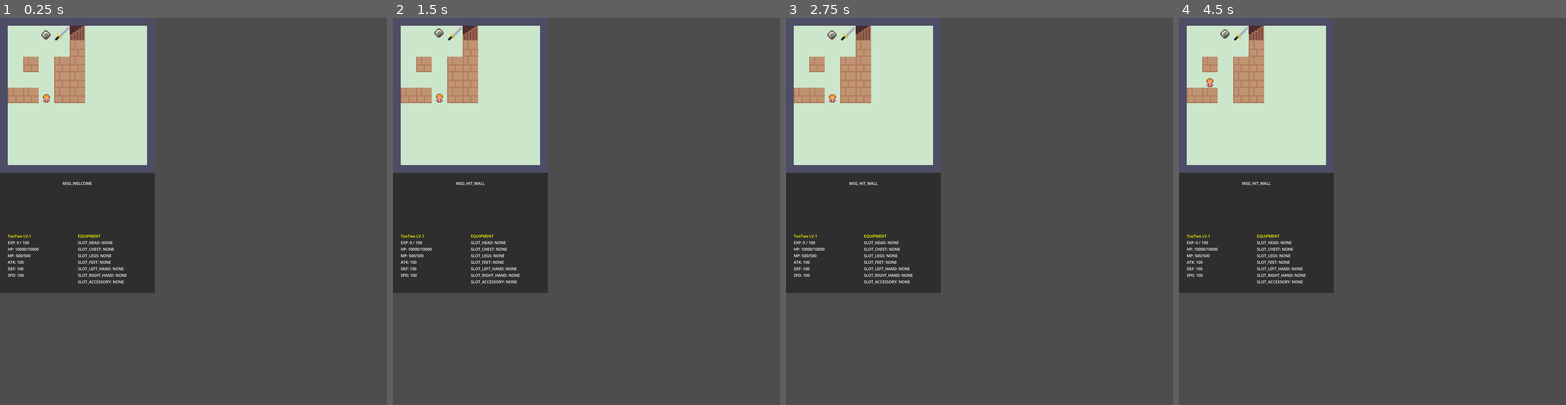
Above: before the commit, frames 1-4 (left to right).
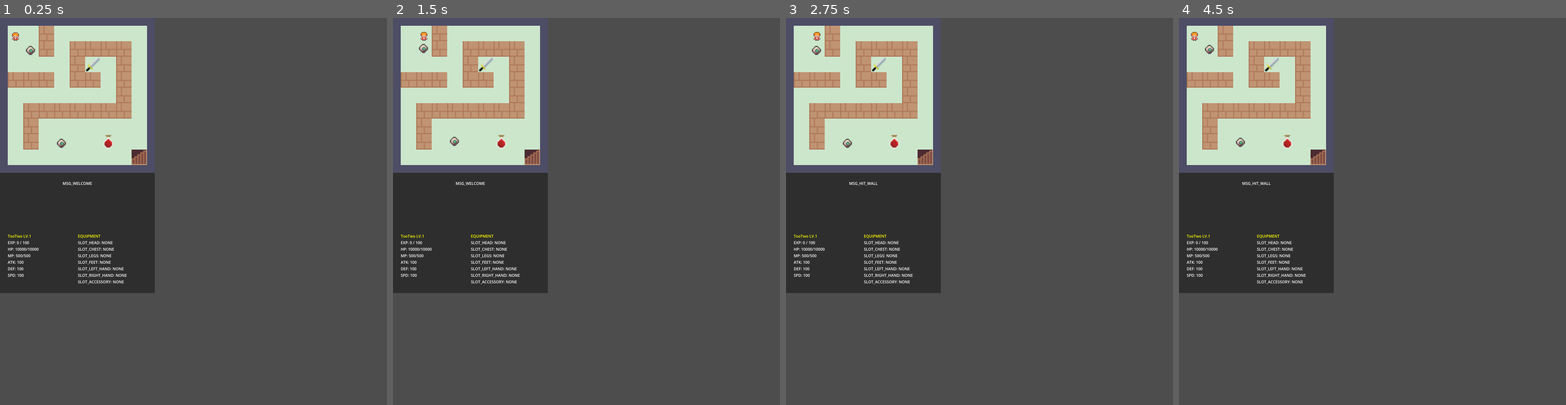
Above: after the commit, the same moments.

Repository: yifan-lee/ATB_Tower_Climber
Game: Godot game, scene res://scenes/main.tscn
Two runs of this game, one before a commit and one after it. Both use one fixed random seed, a clock stepped at 60 frames per second and the inputs below. The project has no main scene, so this scene is started directly.
Inputs:
- Up to frame 1 (0.25 s): no input
- Up to frame 2 (1.5 s): tap Enter (ui_accept) at 0.5, 0.77, 1.25 s; hold Right (ui_right) 0.53-1.28 s; tap B at 0.6 s; hold Down (ui_down) from 1.28 s (still down); tap C at 1.35 s
- Up to frame 3 (2.75 s): tap Enter (ui_accept) at 1.52 s; release Down (ui_down) at 2.03 s; hold Right (ui_right) from 2.03 s (still down); tap Space at 2.1 s
- Up to frame 4 (4.5 s): release Right (ui_right) at 2.78 s; hold Up (ui_up) 2.78-3.53 s; tap Z at 2.85 s; tap Enter (ui_accept) at 3.02, 3.77, 4.25 s; hold Left (ui_left) from 3.53 s (still down); tap B at 3.6 s; tap C at 4.35 s

The runs differ from the first frame. In frame 1, 5.1% of the frame differs, in the area x 2-38%, y 2-38%; in frame 2, 5.1%, in the area x 2-38%, y 2-44%; in frame 3, 5.1%; in frame 4, 5.1%.

Commit message:
fix bugs

Diff:
--- a/entities/player.gd
+++ b/entities/player.gd
@@ -23,22 +23,17 @@
 	collision.shape = rect
 	add_child(collision)
 
-func _physics_process(_delta):
+func _unhandled_input(event):
 	var direction = Vector2.ZERO
 
-	# 只监听键盘的单次按下
-	if Input.is_action_just_pressed("ui_right"):
+	if event.is_action_pressed("ui_right"):
 		direction = Vector2.RIGHT
-		# facing_direction = "right"
-	elif Input.is_action_just_pressed("ui_left"):
+	elif event.is_action_pressed("ui_left"):
 		direction = Vector2.LEFT
-		# facing_direction = "left"
-	elif Input.is_action_just_pressed("ui_down"):
+	elif event.is_action_pressed("ui_down"):
 		direction = Vector2.DOWN
-		# facing_direction = "down"
-	elif Input.is_action_just_pressed("ui_up"):
+	elif event.is_action_pressed("ui_up"):
 		direction = Vector2.UP
-		# facing_direction = "up"
 
 	if direction != Vector2.ZERO:
 		_try_move(direction)
--- a/scenes/main.gd
+++ b/scenes/main.gd
@@ -18,6 +18,11 @@
 var inventory_view: Control
 var level_up_view: Control
 
+var initial_player_position_x: int = 0
+var initial_player_position_y: int = 0
+
+var overlay_layer: CanvasLayer
+
 func _ready():
 	game_container = Control.new()
 	game_container.name = "GameContainer"
@@ -27,8 +32,14 @@
 	ui_container.name = "UIContainer"
 	add_child(ui_container)
 
+	overlay_layer = CanvasLayer.new()
+	overlay_layer.name = "OverlayLayer"
+	overlay_layer.layer = 100 # Ensure it's always on top
+	add_child(overlay_layer)
+
 	_setup_containers()
 	_load_initial_scenes()
+
 	EventBus.request_map_change.connect(_on_map_change_requested)
 	EventBus.encounter_monster.connect(_on_encounter_monster)
 	EventBus.battle_ended.connect(_on_battle_ended)
@@ -69,21 +80,26 @@
 	# 3. 独立加载玩家角色
 	player_instance = Player.new()
 	# 将玩家放置在屏幕底部的中间网格
-	player_instance.position = GameConfig.get_game_area_pixel_position(2, 4)
+	player_instance.position = GameConfig.get_game_area_pixel_position(
+		initial_player_position_x, initial_player_position_y
+	)
 
 	# 将玩家也添加到 GameContainer，它与地图是分离的！
 	game_container.add_child(player_instance)
 
-	# 4. 加载背包层 (覆盖在 GameContainer 最上层)
+	# 4. 加载背包层 (挂载到 CanvasLayer，保证永远在最上层！)
 	inventory_view = InventoryView.new()
-	# 设置锚点为全屏
-	inventory_view.set_anchors_and_offsets_preset(Control.PRESET_FULL_RECT)
-	game_container.add_child(inventory_view)
-
-	# 5. 加载升级层
+	inventory_view.set_anchors_preset(Control.PRESET_TOP_LEFT)
+	inventory_view.position = Vector2(0, 0)
+	inventory_view.size = Vector2(GameConfig.SCREEN_WIDTH, GameConfig.GAME_AREA_HEIGHT)
+	overlay_layer.add_child(inventory_view)
+
+	# 5. 加载升级层 (挂载到 CanvasLayer，保证永远在最上层！)
 	level_up_view = LevelUpView.new()
-	level_up_view.set_anchors_and_offsets_preset(Control.PRESET_FULL_RECT)
-	game_container.add_child(level_up_view)
+	level_up_view.set_anchors_preset(Control.PRESET_TOP_LEFT)
+	level_up_view.position = Vector2(0, 0)
+	level_up_view.size = Vector2(GameConfig.SCREEN_WIDTH, GameConfig.GAME_AREA_HEIGHT)
+	overlay_layer.add_child(level_up_view)
 
 func _on_map_change_requested(target_scene_path: String, spawn_grid_pos: Vector2i):
 	# 1. 挂起旧地图（为了解决隐形墙Bug，这里必须从树上拔除碰撞体）
@@ -111,15 +127,12 @@
 			game_container.add_child(map_node)
 		map_node.show()
 		map_node.process_mode = Node.PROCESS_MODE_INHERIT
-		# 确保玩家显示在地图上层
+		# 确保玩家显示在地图上层（地图加入后，玩家应在其之上）
 		if player_instance and player_instance.get_parent() == game_container:
 			game_container.move_child(player_instance, -1)
-		# 确保背包界面在最顶层（覆盖地图和玩家）
-		if inventory_view and inventory_view.get_parent() == game_container:
-			game_container.move_child(inventory_view, -1)
 	else:
 		if map_node.get_parent() != null:
-			game_container.remove_child(map_node) # 只有 remove_child 才能彻底拔除物理隐形墙！
+			game_container.remove_child(map_node) # 彻底拔除物理隐形墙！
 		map_node.hide()
 		map_node.process_mode = Node.PROCESS_MODE_DISABLED
 
--- a/scenes/maps/floor_1.gd
+++ b/scenes/maps/floor_1.gd
@@ -1,19 +1,22 @@
 # res://scenes/maps/floor_1.gd
 extends "res://scenes/maps/base_map.gd"
 
-func _init():
-	# 这是 2 楼的地图设计，中间多了一堵墙
+func _init() -> void:
 	map_data = [
-		["", "", "eye", "iron_sword", "stairs"],
-		["", "", "", "", "wall"],
-		["", "wall", "", "wall", "wall"],
-		["", "", "", "wall", "wall"],
-		["wall", "wall", "", "wall", "wall"]
+		["", "", "wall", "", "", "", "", "", ""],
+		["", "eye", "wall", "", "wall", "wall", "wall", "wall", ""],
+		["", "", "", "", "wall", "iron_sword", "", "wall", ""],
+		["wall", "wall", "wall", "", "wall", "wall", "", "wall", ""],
+		["", "", "", "", "", "", "", "wall", ""],
+		["", "wall", "wall", "wall", "wall", "wall", "wall", "wall", ""],
+		["", "wall", "", "", "", "", "", "", ""],
+		["", "wall", "", "eye", "", "", "hp_potion", "", ""],
+		["", "", "", "", "", "", "", "", "stairs"] # 连通2楼的楼梯
 	]
 
 	stairs_config = {
-		Vector2i(4, 0): {
-			"target_scene": "res://scenes/maps/floor_2.gd", # 去2楼
-			"spawn_grid": Vector2i(4, 0)
+		Vector2i(8, 8): {
+			"target_scene": "res://scenes/maps/floor_2.gd",
+			"spawn_grid": Vector2i(8, 8) # 双向镜像：传送到2楼的 (8, 8)
 		}
 	}
--- a/scenes/maps/floor_2.gd
+++ b/scenes/maps/floor_2.gd
@@ -1,23 +1,27 @@
-# res://scenes/maps/floor_1.gd
+# res://scenes/maps/floor_2.gd
 extends "res://scenes/maps/base_map.gd"
 
-func _init():
-	# 这是 2 楼的地图设计，中间多了一堵墙
+func _init() -> void:
 	map_data = [
-		["stairs", "", "wall", "", "stairs"],
-		["", "", "wall", "", ""],
-		["", "wall", "wall", "wall", ""],
-		["", "", "", "", ""],
-		["", "", "", "wall", "wall"]
+		["", "", "", "", "wall", "swift_boots", "", "", ""],
+		["wall", "wall", "wall", "", "", "wall", "wall", "wall", "wall"],
+		["", "", "wall", "", "", "", "", "", ""],
+		["", "", "wall", "wall", "wall", "wall", "wall", "eye", "wall"],
+		["", "", "", "", "", "", "wall", "", "wall"],
+		["wall", "wall", "wall", "wall", "wall", "", "wall", "", "wall"],
+		["", "", "eye", "", "wall", "", "", "", ""],
+		["", "", "wall", "", "wall", "wall", "wall", "", ""],
+		["stairs", "", "wall", "", "", "", "", "", "stairs"]
+		# (8, 8) 楼梯回1楼 | (0, 8) 楼梯去3楼
 	]
 
 	stairs_config = {
-		Vector2i(4, 0): {
-			"target_scene": "res://scenes/maps/floor_1.gd", # 去2楼
-			"spawn_grid": Vector2i(4, 0)
+		Vector2i(8, 8): {
+			"target_scene": "res://scenes/maps/floor_1.gd",
+			"spawn_grid": Vector2i(8, 8)
 		},
-		Vector2i(0, 0): {
-			"target_scene": "res://scenes/maps/floor_3.gd", # 去2楼
-			"spawn_grid": Vector2i(0, 0)
+		Vector2i(0, 8): {
+			"target_scene": "res://scenes/maps/floor_3.gd",
+			"spawn_grid": Vector2i(0, 8) # 传送到3楼的 (0, 8)
 		}
 	}
--- a/scenes/maps/floor_3.gd
+++ b/scenes/maps/floor_3.gd
@@ -1,19 +1,27 @@
-# res://scenes/maps/floor_1.gd
+# res://scenes/maps/floor_3.gd
 extends "res://scenes/maps/base_map.gd"
 
-func _init():
-	# 这是 2 楼的地图设计，中间多了一堵墙
+func _init() -> void:
 	map_data = [
-		["stairs", "", "", "", ""],
-		["", "wall", "wall", "wall", ""],
-		["", "wall", "", "wall", ""],
-		["", "wall", "", "", ""],
-		["", "", "", "wall", "wall"]
+		["", "", "", "", "wall", "", "", "", "stairs"], # (8, 0) 去4楼
+		["", "wall", "wall", "", "wall", "", "wall", "wall", "wall"],
+		["iron_helm", "wall", "", "", "", "", "", "", ""],
+		["", "wall", "", "wall", "wall", "wall", "wall", "", "wall"],
+		["", "", "", "wall", "eye", "wall", "", "", ""],
+		["wall", "wall", "", "wall", "wall", "wall", "wall", "", "wall"],
+		["hp_potion", "", "", "", "", "", "", "", ""],
+		["", "wall", "", "wall", "wall", "", "wall", "wall", "wall"],
+		["stairs", "", "", "", "wall", "", "", "", ""]
+		# (0, 8) 楼梯回2楼
 	]
 
 	stairs_config = {
-		Vector2i(0, 0): {
-			"target_scene": "res://scenes/maps/floor_2.gd", # 回2楼
-			"spawn_grid": Vector2i(0, 0)
+		Vector2i(0, 8): {
+			"target_scene": "res://scenes/maps/floor_2.gd",
+			"spawn_grid": Vector2i(0, 8)
+		},
+		Vector2i(8, 0): {
+			"target_scene": "res://scenes/maps/floor_4.gd",
+			"spawn_grid": Vector2i(8, 0) # 传送到4楼的 (8, 0)
 		}
 	}
--- /dev/null
+++ b/scenes/maps/floor_4.gd
@@ -0,0 +1,27 @@
+# res://scenes/maps/floor_4.gd
+extends "res://scenes/maps/base_map.gd"
+
+func _init() -> void:
+	map_data = [
+		["stairs", "", "", "", "wall", "", "", "", "stairs"],
+		# (0, 0) 去5楼 | (8, 0) 回3楼
+		["wall", "wall", "wall", "", "wall", "", "wall", "wall", ""],
+		["hp_potion", "", "wall", "", "", "", "eye", "wall", ""],
+		["wall", "", "wall", "wall", "wall", "wall", "", "wall", ""],
+		["", "", "", "", "eye", "wall", "", "", ""],
+		["", "wall", "wall", "wall", "", "wall", "wall", "wall", "wall"],
+		["", "wall", "hp_potion", "wall", "", "", "", "", ""],
+		["", "wall", "", "wall", "wall", "wall", "wall", "wall", ""],
+		["", "", "", "", "", "", "", "", ""]
+	]
+
+	stairs_config = {
+		Vector2i(8, 0): {
+			"target_scene": "res://scenes/maps/floor_3.gd",
+			"spawn_grid": Vector2i(8, 0)
+		},
+		Vector2i(0, 0): {
+			"target_scene": "res://scenes/maps/floor_5.gd",
+			"spawn_grid": Vector2i(0, 0) # 传送到5楼的 (0, 0)
+		}
+	}
--- /dev/null
+++ b/scenes/maps/floor_5.gd
@@ -0,0 +1,27 @@
+# res://scenes/maps/floor_5.gd
+extends "res://scenes/maps/base_map.gd"
+
+func _init() -> void:
+	map_data = [
+		["stairs", "", "", "", "", "", "", "", ""], # (0, 0) 楼梯回4楼
+		["", "iron_sword", "", "", "", "", "", "iron_helm", ""],
+		["", "", "", "", "", "", "", "", ""],
+		["", "", "", "wall", "wall", "wall", "", "", ""],
+		["", "", "", "wall", "eye", "wall", "", "", ""], # 殿堂中央的大眼Boss
+		["", "", "", "wall", "wall", "wall", "", "", ""],
+		["", "", "", "", "", "", "", "", ""],
+		["", "swift_boots", "", "", "", "", "", "hp_potion", ""],
+		["", "", "", "", "stairs", "", "", "", ""] # (4, 8) 通关楼梯（可以触发胜利结局或循环）
+	]
+
+	stairs_config = {
+		Vector2i(0, 0): {
+			"target_scene": "res://scenes/maps/floor_4.gd",
+			"spawn_grid": Vector2i(0, 0)
+		},
+		Vector2i(4, 8): {
+			# 踩中此楼梯通关游戏，回到 1 楼起点
+			"target_scene": "res://scenes/maps/floor_1.gd",
+			"spawn_grid": Vector2i(0, 0)
+		}
+	}
Not shown, changed: scenes/maps/floor_2.gd.uid
Not shown, changed: scenes/maps/floor_3.gd.uid
Not shown, added: scenes/maps/floor_4.gd.uid
Not shown, added: scenes/maps/floor_5.gd.uid
Not shown, added: docs/code_logic_explanation.md
